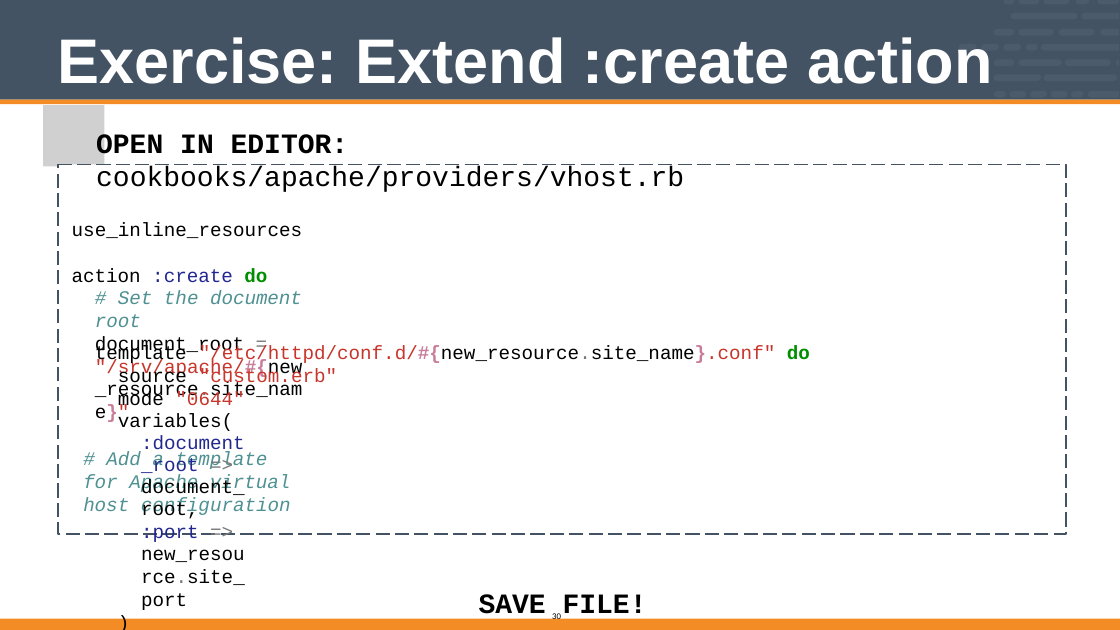
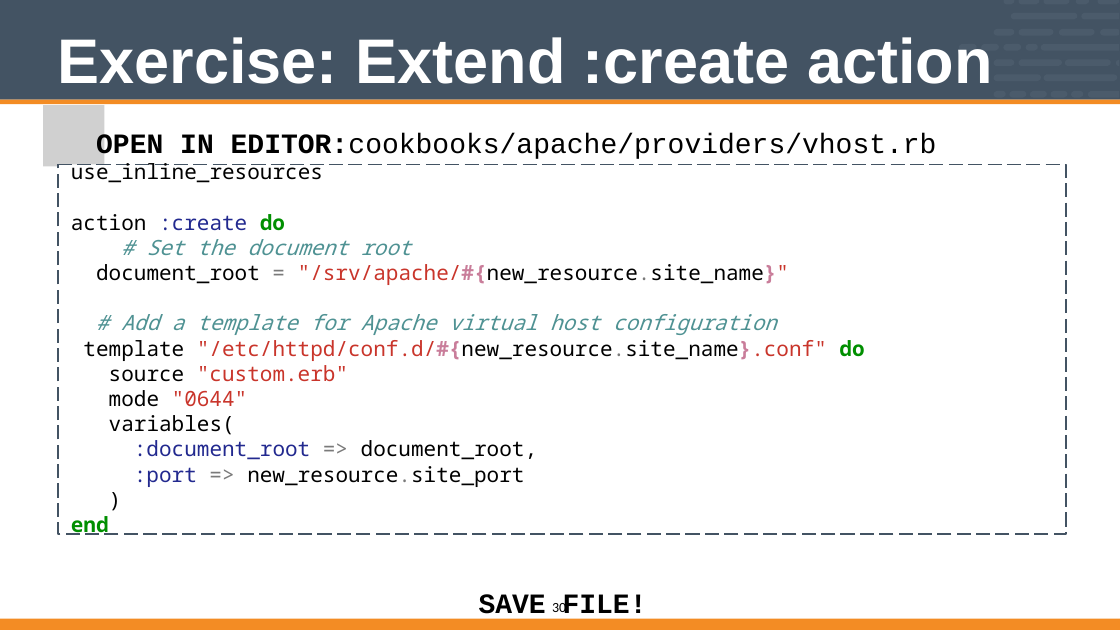
Before and after one commit to vinyar/chef-intermediate, a slide deck: slide 30 of Modules/04-Chef_Intermediate.pptx. Drawn at 1120x630 pixels with LibreOffice and Linux fonts; fonts in the diff are those of the drawing; grey boxes stand for pictures. Boxes give left, top, right and bottom in pixels: in the first picture for what was removed or moved away, otherwise in the second. Text is boxed around its words. In the diff, an @@ line names an element or a change of style, - is before the commit and + after.

```diff
--- a/Modules/04-Chef_Intermediate.pptx
+++ b/Modules/04-Chef_Intermediate.pptx
@@ text at bbox=[71, 133, 937, 231]: text changed @@
-OPEN IN EDITOR: cookbooks/apache/providers/vhost.rb
-use_inline_resources action :create do
+OPEN IN EDITOR:cookbooks/apache/providers/vhost.rb
+use_inline_resources
+action :create do
@@ text at bbox=[96, 239, 789, 335]: size 22 to 24 pt, font Courier New to Noto Sans Mono in "# Set the document root", "document_root = "/srv/apache/#{new_resource.site_name}"", "# Add a template for Apache virtual ..."; text colour #4F9192 to #4F9293 in "# Set the document root", "# Add a template for Apache virtual ..."; letter spacing -0.1 to 0 pt in "Set the document", "document_root", "Add template for Apache virtual host"; text colour #797979 to #7A7A7A in "= "/srv/apache/#{new_resource.site_name}""; text colour #C8352B to #C9352B in ""/srv/apache/#{new_resource.site_name}""; indent changed; line spacing 25.8pt to 1; line spacing 26.2pt to 1 @@
@@ text at bbox=[71, 340, 864, 535]: paragraphs added @@
+template "/etc/httpd/conf.d/#{new_resource.site_name}.conf" do
+source "custom.erb"
+mode "0644"
+variables(
+:document_root => document_root,
+:port => new_resource.site_port
+)
+end
@@ text removed at bbox=[95, 346, 187, 388] @@
-template source
@@ text removed at bbox=[199, 346, 810, 389] @@
-"/etc/httpd/conf.d/#{new_resource.site_name}.conf" do
-"custom.erb"
@@ text removed at bbox=[118, 391, 245, 610] @@
-mode "0644" variables(
-:document_root => document_root,
-:port => new_resource.site_port
-)
-end
@@ page number: place and size @@
-page number at bbox=[552, 612, 561, 622]
+page number at bbox=[552, 600, 566, 613]
@@ page number at bbox=[552, 600, 566, 613]: size 10 to 16 pt @@
```
Also in this commit, not shown: 55 other slides changed.
